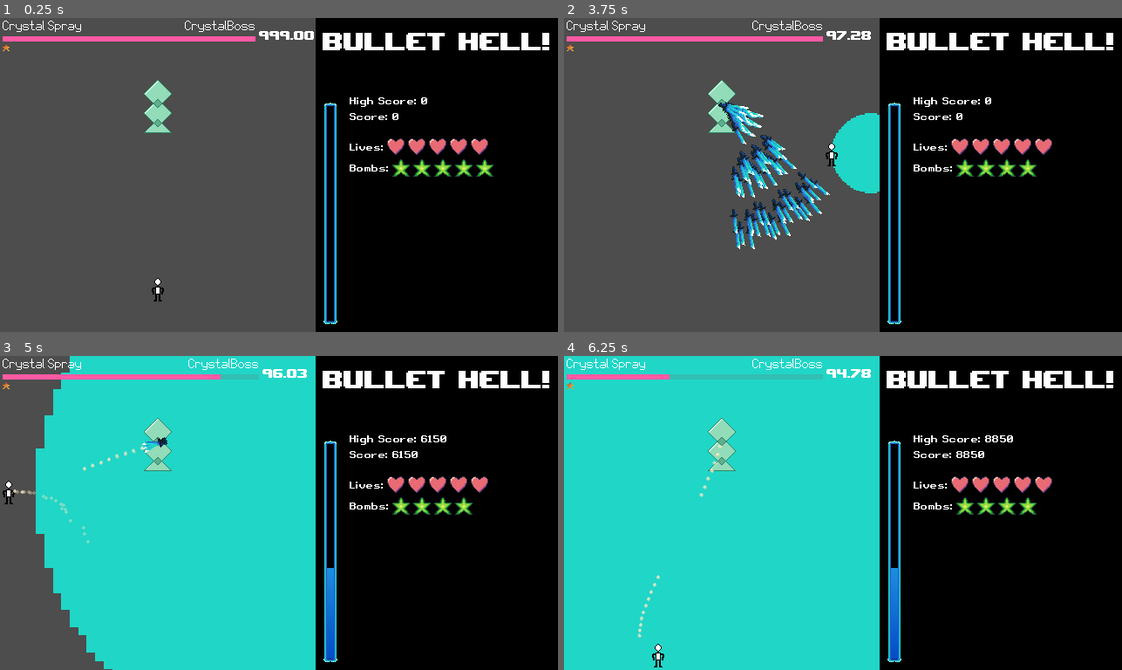
Above: before the commit, frames 1-4 (two rows, left to right).
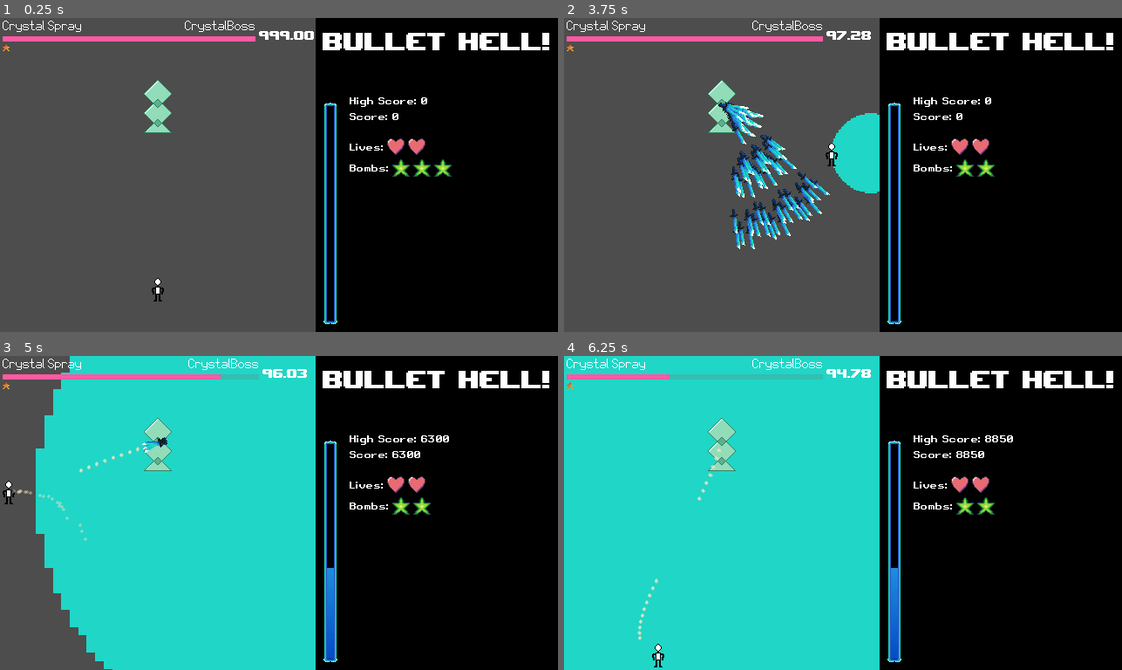
Above: after the commit, the same moments.

Repository: PhotonChaos/BulletHell
Game: Godot game, scene res://scenes/game.tscn
Two runs of this game, one before a commit and one after it. Both use one fixed random seed, a clock stepped at 60 frames per second and the inputs below.
Inputs:
- Up to frame 1 (0.25 s): no input
- Up to frame 2 (3.75 s): tap Enter at 0.5 s; hold Right (move_right) 0.53-1.28 s; hold Space (flash) 0.53-1.28 s; hold Down (move_down) 1.28-2.03 s; tap Space (flash) at 1.35, 2, 2.3, 3.05 s; hold Right (move_right) 2.03-2.78 s; hold Shift (focus) 2.03-2.78 s; hold Up (move_up) 2.78-3.53 s; tap Z (primary) at 2.85 s; hold Left (move_left) from 3.53 s (still down); hold X (secondary) from 3.53 s (still down)
- Up to frame 3 (5 s): keep holding Left (move_left); tap Space (flash) at 3.8, 4.35 s; release X (secondary) at 4.28 s
- Up to frame 4 (6.25 s): release Left (move_left) at 5.03 s; hold Down (move_down) 5.03-5.78 s; hold Space (flash) 5.03-5.78 s; hold Right (move_right) from 5.78 s (still down); tap Shift (focus) at 5.85 s; tap Space (flash) at 6.05 s

The runs differ from the first frame. In frame 1, 0.5% of the frame differs, in the area x 76-89%, y 38-51%; in frame 2, 0.5%; in frame 3, 0.9%, in the area x 2-88%, y 25-60%; in frame 4, 0.8%.

Commit message:
Added BGM and boss defeat SFX

Diff:
--- a/scenes/boss/crystal_boss/crystal_boss.tscn
+++ b/scenes/boss/crystal_boss/crystal_boss.tscn
@@ -1,7 +1,8 @@
-[gd_scene load_steps=5 format=3 uid="uid://gyuva7wf3822"]
+[gd_scene load_steps=6 format=3 uid="uid://gyuva7wf3822"]
 
 [ext_resource type="Script" uid="uid://by5x81wsjesdb" path="res://scripts/boss.gd" id="1_sphx7"]
 [ext_resource type="PackedScene" uid="uid://b1uk3qklqcuqs" path="res://scenes/boss/crystal_boss/spellcard/crystal_spray.tscn" id="2_bj3dq"]
+[ext_resource type="Resource" uid="uid://4vbkq5wuo86w" path="res://audio/music/bosses/crystal_boss/junko_remix.tres" id="2_f1rpc"]
 [ext_resource type="Texture2D" uid="uid://c85ofdmdk2of0" path="res://textures/boss.png" id="2_npn3v"]
 
 [sub_resource type="RectangleShape2D" id="RectangleShape2D_npn3v"]
@@ -13,6 +14,7 @@
 script = ExtResource("1_sphx7")
 boss_name = "Crystal"
 boss_title = "The Testing Dummy"
+boss_theme = ExtResource("2_f1rpc")
 spell_cards = Array[PackedScene]([ExtResource("2_bj3dq")])
 metadata/_custom_type_script = "uid://by5x81wsjesdb"
 
--- a/scenes/game.tscn
+++ b/scenes/game.tscn
@@ -7,6 +7,7 @@
 [ext_resource type="AudioStream" uid="uid://dnp48pthy6pnw" path="res://audio/SFX/not_mine/pop.mp3" id="4_iywne"]
 [ext_resource type="AudioStream" uid="uid://b1sojvrbym1ec" path="res://audio/SFX/bulletShoot1.wav" id="4_lbhrr"]
 [ext_resource type="PackedScene" uid="uid://cwb74j15yhms2" path="res://scenes/UI/pause_menu.tscn" id="4_u5sy4"]
+[ext_resource type="AudioStream" uid="uid://gvidqnmxu8yf" path="res://audio/SFX/BossBeat.wav" id="8_gee14"]
 
 [sub_resource type="RectangleShape2D" id="RectangleShape2D_e2o6t"]
 size = Vector2(504, 442)
@@ -48,7 +49,8 @@
 position = Vector2(181, 310)
 speed = 250.0
 focus_speed = 100.0
-bombs = 5
+lives = 2
+bombs = 3
 max_flash_charge = 35
 fire_rate = 20.0
 shot_count = 5
@@ -64,6 +66,12 @@
 [node name="EnemyDeathSoundPlayer" type="AudioStreamPlayer2D" parent="."]
 stream = ExtResource("4_iywne")
 bus = &"SFX"
+
+[node name="BossDeathSoundPlayer" type="AudioStreamPlayer2D" parent="."]
+stream = ExtResource("8_gee14")
+
+[node name="GameBGM" type="AudioStreamPlayer" parent="."]
+bus = &"BGM"
 
 [node name="Walls" type="Node2D" parent="."]
 
--- /dev/null
+++ b/scripts/bgm_audio.gd
@@ -0,0 +1,6 @@
+class_name BGMAudio
+extends Resource
+
+@export var audio: AudioStream
+@export var song_name: String
+@export var artist: String
--- a/scripts/boss.gd
+++ b/scripts/boss.gd
@@ -27,6 +27,9 @@
 
 ## When the boss should be immune to bomb damage
 @export var bomb_immunity: BombImmunityLevel = BombImmunityLevel.NONE
+
+## The music that plays in the background over the boss fight
+@export var boss_theme: BGMAudio
 
 ## The attacks that the boss uses. Using int as a placeholder for the nodes
 @export var spell_cards: Array[PackedScene]
@@ -117,6 +120,21 @@
 	else:
 		return false
 
+
+## Moves the boss to [param destination] over the course of [param move_duration] seconds.[br]
+## Eases in and out for movement.
+func move_to(destination: Vector2, move_duration: float, start_delay: float, end_delay: float) -> void:
+	move_queue.push_back(MovementDest.new(destination, move_duration, start_delay, end_delay))
+
+func clear_move_queue() -> void:
+	move_queue.clear()
+
+func damage(amount: int) -> void:
+	if _level._bomb_active and is_bomb_immune():
+		return
+
+	current_spell.damage(amount)
+
 ## Ends the current spell and begins the next one
 func next_spell() -> void:
 	if current_spell != null:
@@ -145,21 +163,6 @@
 	spell_card_started.emit(current_spell.spell_name)
 
 	current_spell.start(_level)
-
-
-## Moves the boss to [param destination] over the course of [param move_duration] seconds.[br]
-## Eases in and out for movement.
-func move_to(destination: Vector2, move_duration: float, start_delay: float, end_delay: float) -> void:
-	move_queue.push_back(MovementDest.new(destination, move_duration, start_delay, end_delay))
-
-func clear_move_queue() -> void:
-	move_queue.clear()
-
-func damage(amount: int) -> void:
-	if _level._bomb_active and is_bomb_immune():
-		return
-
-	current_spell.damage(amount)
 
 
 func defeat_phase(card: bool) -> void:
--- a/scripts/game.gd
+++ b/scripts/game.gd
@@ -30,6 +30,8 @@
 
 @onready var bullet_sfx = $BulletSoundPlayer as AudioStreamPlayer2D
 @onready var enemy_death_sfx = $EnemyDeathSoundPlayer as AudioStreamPlayer2D
+@onready var boss_death_sfx = $BossDeathSoundPlayer as AudioStreamPlayer2D
+@onready var game_bgm: AudioStreamPlayer = $GameBGM
 @onready var main_ui = $UILayer/GameplayUI as GameplayUI
 @onready var pause_ui = $PauseLayer/PauseMenu as PauseMenuUI
 
@@ -138,8 +140,11 @@
 	# Connect signals
 	level_ref.level_finished.connect(_on_level_finished)
 	level_ref.bullet_fired.connect(_on_bullet_fired)
+	level_ref.bgm_changed.connect(play_bgm)
 
 	level_ref.boss_defeated.connect(func(): main_ui.set_boss_stats(false))
+	level_ref.boss_defeated.connect(func(): game_bgm.stop())
+
 	level_ref.spell_started.connect(func(spell_name, boss_name):
 		main_ui.set_boss_stats(true)
 		main_ui.set_boss_name(boss_name)
@@ -148,11 +153,25 @@
 	level_ref.spell_hp_updated.connect(func(max, old, new): main_ui.set_hp(new, max))
 	level_ref.spell_time_updated.connect(func(time): main_ui.set_time(time))
 	level_ref.boss_phases_changed.connect(func(old, new): main_ui.set_phases(new))
+	level_ref.boss_phase_defeated.connect(play_boss_death_sfx)
 
 	add_child(level_ref)
 	player_ref.reparent(level_ref)
 	level_thread.start(level_ref.play)
 
+
+func play_boss_death_sfx() -> void:
+	boss_death_sfx.play()
+
+
+func play_bgm(song: BGMAudio) -> void:
+	if not song:
+		print("Tried to play null song.")
+		return
+
+	print_rich("[b]Now Playing:[/b] ", song.artist, " - [i]", song.song_name, "[/i]")
+	game_bgm.stream = song.audio
+	game_bgm.play()
 
 func _on_bullet_fired() -> void:
 	play_sfx = true
--- a/scripts/level/level.gd
+++ b/scripts/level/level.gd
@@ -12,10 +12,12 @@
 
 signal boss_spawned
 signal boss_defeated
+signal boss_phase_defeated
 signal boss_phases_changed(old: int, new: int)
 signal spell_started(name: String, boss_name: String)
 signal spell_time_updated(new: float)
 signal spell_hp_updated(max: int, old: int, new: int)
+signal bgm_changed(bgm: BGMAudio)
 
 enum BulletType {
 	BALL = 0,
@@ -62,6 +64,8 @@
 ## Begin the level script in a new thread.[br]
 ## Make sure to call [method Level.setup()] first!
 func play() -> void:
+	change_bgm(get_starting_bgm())
+
 	_level_thread = Thread.new()
 
 	_level_thread.start(_play)
@@ -76,6 +80,15 @@
 func _play() -> void:
 	print_rich("[color=red]ERROR: Do not instantiate Level directly, use a subclass![/color]")
 
+
+## Produces the BGM asset that the level should use at the start.[br]
+## Usually, you don't change BGM aside from the boss, but if you need to, call [method Level.change_bgm].
+func get_starting_bgm() -> BGMAudio:
+	return null
+
+
+func change_bgm(music: BGMAudio) -> void:
+	bgm_changed.emit(music)
 
 # ############
 # Utility Functions
@@ -135,6 +148,9 @@
 	bossInstance.spell_time_changed.connect(func(new): spell_time_updated.emit(new))
 	bossInstance.spell_card_started.connect(func(spell_name): spell_started.emit(spell_name, bossInstance.name))
 	bossInstance.phases_left_changed.connect(func(old, new): boss_phases_changed.emit(old, new))
+	bossInstance.phase_defeated.connect(func(was_spellz): boss_phase_defeated.emit())
+
+	call_deferred("change_bgm", bossInstance.boss_theme)
 	call_deferred("add_child", bossInstance)
 
 # Bullet mechanics
@@ -212,14 +228,14 @@
 	for bullet: Bullet in bullets:
 		clear_bullet(bullet, true)
 
-
+## Spawns a wave that clears the bullets onscreen.
 func clear_bullet_wave(pos: Vector2, duration: float, points: bool, hard: bool) -> void:
 	var wave = _boss_death_wave_template.instantiate() as DeathWave
 	wave.position = pos
 	wave.lifespan = duration
 	wave.invisible = true
 	wave._level_ref = self
-	add_child(wave)
+	call_deferred("add_child", wave)
 
 # Other spawning
 
@@ -231,6 +247,6 @@
 	item.position = _position
 	item.item_type = type
 
-	call_deferred("add_child", item)
+	add_child(item)
 
 	return item
--- a/scripts/player/player.gd
+++ b/scripts/player/player.gd
@@ -165,7 +165,7 @@
 
 
 ## Causes the player to emit all of it's stat changed signals
-## Order is lives, bombs, score
+## Order is lives, bombs, score, flash charge
 func emit_stats():
 	lives_changed.emit(_lives, _lives)
 	bombs_changed.emit(_bombs, _bombs)
@@ -198,6 +198,10 @@
 #func _draw():
 	#draw_line(Vector2.ZERO, Vector2(0, -1000), Color.RED)
 
+
+func _integrate_forces(state: PhysicsDirectBodyState2D) -> void:
+	# TODO: Handle player movement here maybe
+	pass
 
 func _physics_process(delta: float) -> void:
 	# Moving
Not shown, added: audio/SFX/BossBeat.wav.import
Not shown: 1 places in scenes/game.tscn that only renumber resources
Not shown, added: scripts/bgm_audio.gd.uid
Not shown, added: audio/SFX/BossBeat.wav
